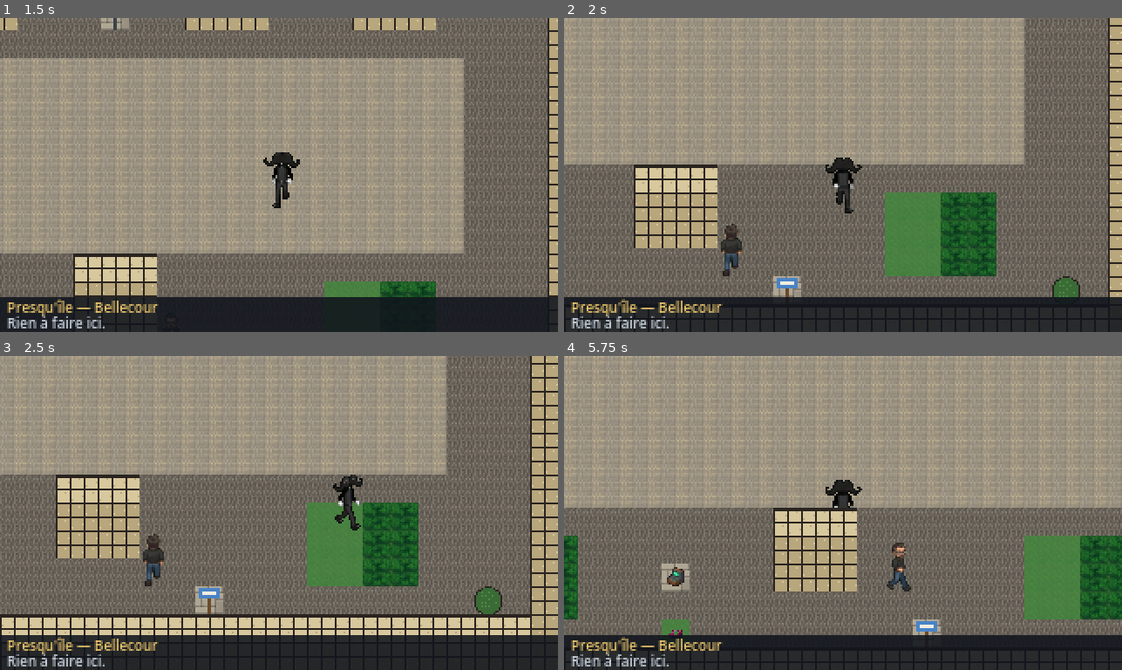
Above: before the commit, frames 1-4 (two rows, left to right).
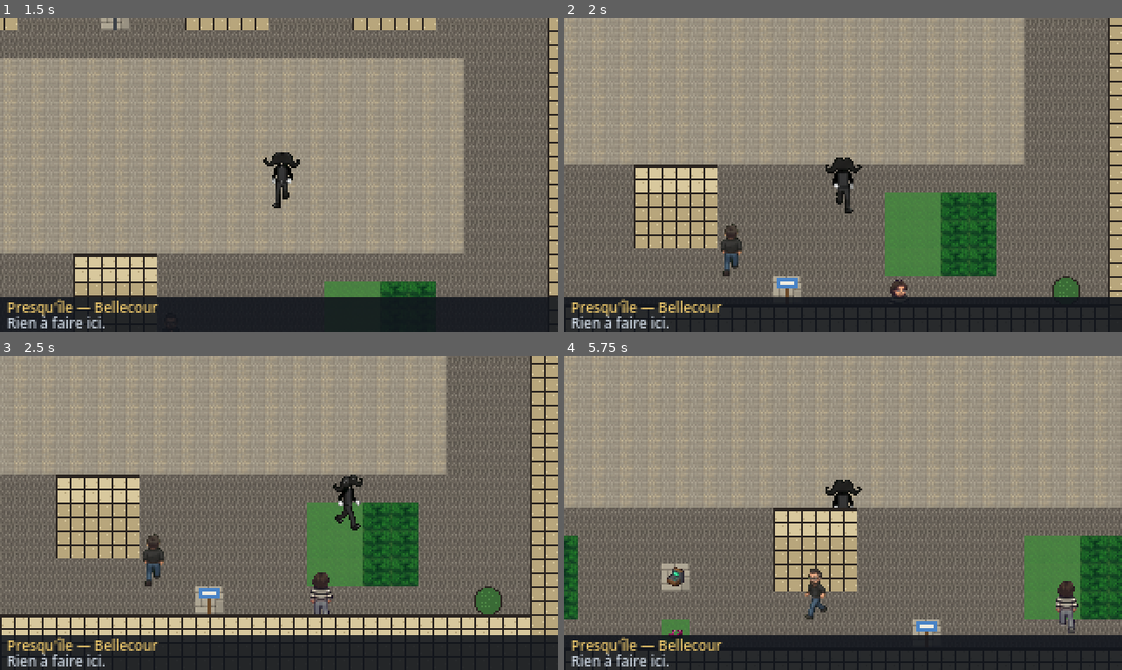
Above: after the commit, the same moments.

Repository: ThibaultGRAND/EEMIDEX
Game: Godot game, scene res://scenes/ui/main_menu.tscn
Two runs of this game, one before a commit and one after it. Both use one fixed random seed, a clock stepped at 60 frames per second and the inputs below.
Inputs:
- Up to frame 1 (1.5 s): tap Enter (ui_accept) at 0.5, 0.77 s; hold Right (ui_right) 0.53-1.28 s; tap Tab at 0.6 s; hold Down (ui_down) from 1.28 s (still down); tap Shift at 1.35 s
- Up to frame 2 (2 s): keep holding Down (ui_down); tap Enter (ui_accept) at 1.52 s
- Up to frame 3 (2.5 s): release Down (ui_down) at 2.03 s; hold Right (ui_right) from 2.03 s (still down); tap Tab at 2.1 s
- Up to frame 4 (5.75 s): release Right (ui_right) at 2.78 s; hold Up (ui_up) 2.78-3.53 s; tap Shift at 2.85, 4.35 s; tap Enter (ui_accept) at 3.02, 3.77, 4.52 s; hold Left (ui_left) 3.53-5.03 s; tap Tab at 3.6, 5.1 s; hold Down (ui_down) from 5.03 s (still down)

Frame 1 is identical in both runs. In frame 2, 0.1% of the frame differs, in the area x 58-62%, y 83-89%; in frame 3, 0.3%; in frame 4, 1.1%, in the area x 43-93%, y 59-89%.

Commit message:
Ajoute PnjGuillaume, PnjEmile et PnjTheophile
- sprites assets/sprites/pnj_{guillaume,emile,theophile}.png (30 px, 2 foulées x 4 directions)
- Guillaume à Fourvière, Emile au Vieux Lyon, Théophile à la Presqu'île
- CLAUDE.MD : répartition des PNJ mise à jour

Co-Authored-By: Claude Opus 5.5 <noreply@anthropic.com>

Diff:
--- a/scenes/world/zones.gd
+++ b/scenes/world/zones.gd
@@ -106,6 +106,7 @@
 		"pnj": [
 			{"nom": "PnjSeb", "sprite": "res://assets/sprites/pnj_seb.png"},
 			{"nom": "PnjThibaut", "sprite": "res://assets/sprites/pnj_thibaut.png"},
+			{"nom": "PnjTheophile", "sprite": "res://assets/sprites/pnj_theophile.png"},
 		],
 	},
 	&"vieux_lyon": {
@@ -142,6 +143,7 @@
 		"pnj": [
 			{"nom": "PnjThomas", "sprite": "res://assets/sprites/pnj_thomas.png"},
 			{"nom": "PnjJulian", "sprite": "res://assets/sprites/pnj_julian.png"},
+			{"nom": "PnjEmile", "sprite": "res://assets/sprites/pnj_emile.png"},
 		],
 	},
 	&"fourviere": {
@@ -177,6 +179,7 @@
 		"sorties": {"2": ["vieux_lyon", 1, 9]},
 		"pnj": [
 			{"nom": "PnjPaloma", "sprite": "res://assets/sprites/pnj_paloma.png"},
+			{"nom": "PnjGuillaume", "sprite": "res://assets/sprites/pnj_guillaume.png"},
 		],
 	},
 }
Binary file added: assets/sprites/pnj_emile.png
Not shown, added: assets/sprites/pnj_emile.png.import
Binary file added: assets/sprites/pnj_guillaume.png
Not shown, added: assets/sprites/pnj_guillaume.png.import
Binary file added: assets/sprites/pnj_theophile.png
Not shown, added: assets/sprites/pnj_theophile.png.import
Not shown, changed: CLAUDE.MD
